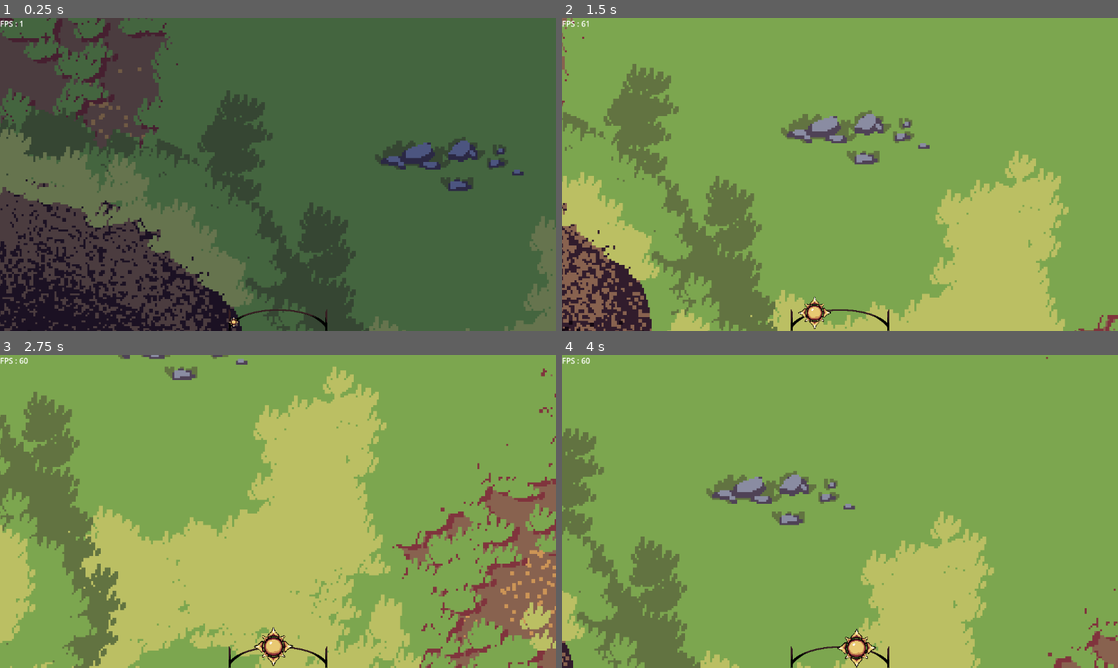
Above: before the commit, frames 1-4 (two rows, left to right).
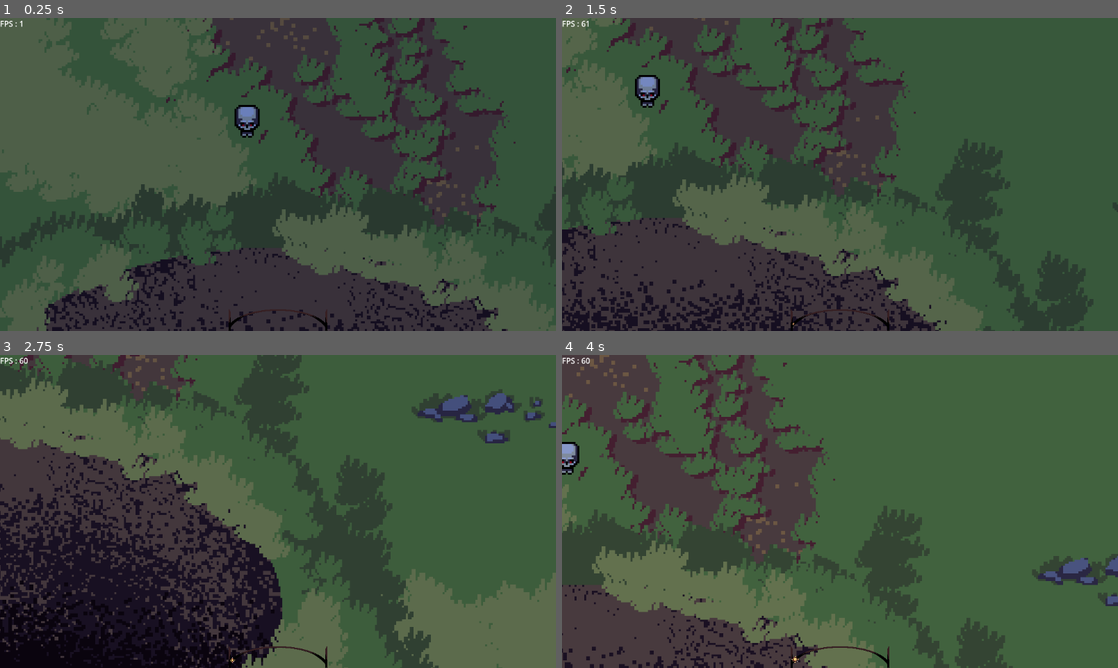
Above: after the commit, the same moments.

Repository: Senjia12/Gamejam2
Game: Godot game, scene res://Level/main.tscn
Two runs of this game, one before a commit and one after it. Both use one fixed random seed, a clock stepped at 60 frames per second and the inputs below.
Inputs (mouse positions are in pixels of both pictures, inside the frame that each line leads up to):
- Up to frame 1 (0.25 s): no input
- Up to frame 2 (1.5 s): move the mouse to (962, 158) at 0.52 s; hold D (right) 0.53-1.28 s; tap Q (attack) at 0.6 s; click (962, 158) at 0.67 s; right-click (962, 158) at 0.8 s; move the mouse to (728, 190) at 1.27 s; hold S (down) from 1.28 s (still down); right-click (728, 190) at 1.35 s
- Up to frame 3 (2.75 s): click (166, 527) at 1.55 s; move the mouse to (333, 442) at 2.02 s; release S (down) at 2.03 s; hold D (right) from 2.03 s (still down); click (333, 442) at 2.1 s; tap Q (attack) at 2.3 s
- Up to frame 4 (4 s): move the mouse to (812, 574) at 2.77 s; release D (right) at 2.78 s; hold W (up) 2.78-3.53 s; tap Q (attack) at 2.85 s; click (812, 574) at 2.92 s; right-click (812, 574) at 3.05 s; move the mouse to (1006, 558) at 3.52 s; hold A (left) from 3.53 s (still down); right-click (1006, 558) at 3.6 s; click (1006, 558) at 3.8 s

The runs differ from the first frame. In frame 1, 48% of the frame differs, in the area x 0-100%, y 0-100%; in frame 2, 96%; in frame 3, 99%; in frame 4, 98%.

Commit message:
marqueur

Diff:
--- a/coincoin/Level/Cam controller/unit_select.gd
+++ b/coincoin/Level/Cam controller/unit_select.gd
@@ -9,23 +9,31 @@
 
 const CURSEUR_BASE = preload("res://UI/curseur base.png")
 const EPEE = preload("res://UI/épée.png")
-
+const MARQUEUR = preload("res://UI/Marqueur/marqueur.tscn")
 
 var a_pressed := false
 var last_pressed
 
 func _physics_process(delta: float) -> void:
-	if Input.is_action_just_pressed("click_droit"):
+	if !Globals.night: return
+	if Input.is_action_just_pressed("click_droit") && Globals.unit_select != []:
 		for i in Globals.unit_select:
 			i.is_a_moving = false
 			i.is_moving = true
 			i.move_to(get_global_mouse_position())
-	if Input.is_action_just_pressed("attack") && !selecting:
+		var marqueur_instance = MARQUEUR.instantiate()
+		marqueur_instance.position = get_global_mouse_position()
+		add_child(marqueur_instance)
+	if Input.is_action_just_pressed("attack") && !selecting && Globals.unit_select != []:
 		a_pressed = true
 		Input.set_custom_mouse_cursor(EPEE)
-	if Input.is_action_just_released("click_gauche") && a_pressed:
+	if Input.is_action_just_released("click_gauche") && a_pressed && Globals.unit_select != []:
 		Input.set_custom_mouse_cursor(CURSEUR_BASE)
 		a_pressed = false
+		var marqueur_instance = MARQUEUR.instantiate()
+		marqueur_instance.position = get_global_mouse_position()
+		marqueur_instance.type = "attack"
+		add_child(marqueur_instance)
 		for i in Globals.unit_select:
 			i.is_a_moving = true
 			i.is_moving = false
--- a/coincoin/Level/day_night_cycle.gd
+++ b/coincoin/Level/day_night_cycle.gd
@@ -11,7 +11,7 @@
 
 
 func _on_animation_finished(anim_name: StringName) -> void:
-	Globals.night = false
+	Globals.night = true
 	print("day")
 	$"day duration".start()
 	play("day nighy")
--- a/coincoin/Level/main.tscn
+++ b/coincoin/Level/main.tscn
@@ -31,6 +31,93 @@
 polygons = Array[PackedInt32Array]([PackedInt32Array(0, 1, 2, 3), PackedInt32Array(1, 0, 4), PackedInt32Array(5, 3, 2), …(649 unchanged characters)…
 outlines = Array[PackedVector2Array]([PackedVector2Array(-5932, -5788, -5856, 5768, 5802, 5717, 5954, -5890)])
 
+[sub_resource type="Animation" id="Animation_ys2np"]
+length = 0.001
+tracks/0/type = "value"
+tracks/0/imported = false
+tracks/0/enabled = true
+tracks/0/path = NodePath("CanvasLayer/day night/Path2D/soleil:progress_ratio")
+tracks/0/interp = 1
+tracks/0/loop_wrap = true
+tracks/0/keys = {
+"times": PackedFloat32Array(0),
+"transitions": PackedFloat32Array(1),
+"update": 0,
+"values": [0.0]
+}
+tracks/1/type = "value"
+tracks/1/imported = false
+tracks/1/enabled = true
+tracks/1/path = NodePath("CanvasLayer/day night/Path2D/lune:progress_ratio")
+tracks/1/interp = 1
+tracks/1/loop_wrap = true
+tracks/1/keys = {
+"times": PackedFloat32Array(0),
+"transitions": PackedFloat32Array(1),
+"update": 0,
+"values": [0.0]
+}
+tracks/2/type = "value"
+tracks/2/imported = false
+tracks/2/enabled = true
+tracks/2/path = NodePath("CanvasLayer/day night/Path2D/soleil:visible")
+tracks/2/interp = 1
+tracks/2/loop_wrap = true
+tracks/2/keys = {
+"times": PackedFloat32Array(0),
+"transitions": PackedFloat32Array(1),
+"update": 1,
+"values": [true]
+}
+tracks/3/type = "value"
+tracks/3/imported = false
+tracks/3/enabled = true
+tracks/3/path = NodePath("CanvasLayer/day night/Path2D/lune:visible")
+tracks/3/interp = 1
+tracks/3/loop_wrap = true
+tracks/3/keys = {
+"times": PackedFloat32Array(0),
+"transitions": PackedFloat32Array(1),
+"update": 1,
+"values": [false]
+}
+tracks/4/type = "value"
+tracks/4/imported = false
+tracks/4/enabled = true
+tracks/4/path = NodePath("CanvasLayer/day night/Path2D/soleil:scale")
+tracks/4/interp = 1
+tracks/4/loop_wrap = true
+tracks/4/keys = {
+"times": PackedFloat32Array(0),
+"transitions": PackedFloat32Array(1),
+"update": 0,
+"values": [Vector2(1e-05, 1e-05)]
+}
+tracks/5/type = "value"
+tracks/5/imported = false
+tracks/5/enabled = true
+tracks/5/path = NodePath("CanvasLayer/day night/Path2D/lune:scale")
+tracks/5/interp = 1
+tracks/5/loop_wrap = true
+tracks/5/keys = {
+"times": PackedFloat32Array(0),
+"transitions": PackedFloat32Array(1),
+"update": 0,
+"values": [Vector2(1e-05, 1e-05)]
+}
+tracks/6/type = "value"
+tracks/6/imported = false
+tracks/6/enabled = true
+tracks/6/path = NodePath("day_night cycle/CanvasModulate:color")
+tracks/6/interp = 1
+tracks/6/loop_wrap = true
+tracks/6/keys = {
+"times": PackedFloat32Array(0),
+"transitions": PackedFloat32Array(1),
+"update": 0,
+"values": [Color(1, 1, 1, 1)]
+}
+
 [sub_resource type="Animation" id="Animation_6xvkw"]
 resource_name = "day nighy"
 length = 12.0
@@ -119,93 +206,6 @@
 "values": [Color(0.410025, 0.490822, 0.728245, 1), Color(1, 1, 1, 1), Color(1, 1, 1, 1), Color(0.756291, 0.584098, 0.413742, 1), Color(0.0646193, 0.14478, 0.274938, 1), Color(0.0646193, 0.14478, 0.274938, 1), Color(0.410025, 0.490822, 0.728245, 1)]
 }
 
-[sub_resource type="Animation" id="Animation_ys2np"]
-length = 0.001
-tracks/0/type = "value"
-tracks/0/imported = false
-tracks/0/enabled = true
-tracks/0/path = NodePath("CanvasLayer/day night/Path2D/soleil:progress_ratio")
-tracks/0/interp = 1
-tracks/0/loop_wrap = true
-tracks/0/keys = {
-"times": PackedFloat32Array(0),
-"transitions": PackedFloat32Array(1),
-"update": 0,
-"values": [0.0]
-}
-tracks/1/type = "value"
-tracks/1/imported = false
-tracks/1/enabled = true
-tracks/1/path = NodePath("CanvasLayer/day night/Path2D/lune:progress_ratio")
-tracks/1/interp = 1
-tracks/1/loop_wrap = true
-tracks/1/keys = {
-"times": PackedFloat32Array(0),
-"transitions": PackedFloat32Array(1),
-"update": 0,
-"values": [0.0]
-}
-tracks/2/type = "value"
-tracks/2/imported = false
-tracks/2/enabled = true
-tracks/2/path = NodePath("CanvasLayer/day night/Path2D/soleil:visible")
-tracks/2/interp = 1
-tracks/2/loop_wrap = true
-tracks/2/keys = {
-"times": PackedFloat32Array(0),
-"transitions": PackedFloat32Array(1),
-"update": 1,
-"values": [true]
-}
-tracks/3/type = "value"
-tracks/3/imported = false
-tracks/3/enabled = true
-tracks/3/path = NodePath("CanvasLayer/day night/Path2D/lune:visible")
-tracks/3/interp = 1
-tracks/3/loop_wrap = true
-tracks/3/keys = {
-"times": PackedFloat32Array(0),
-"transitions": PackedFloat32Array(1),
-"update": 1,
-"values": [false]
-}
-tracks/4/type = "value"
-tracks/4/imported = false
-tracks/4/enabled = true
-tracks/4/path = NodePath("CanvasLayer/day night/Path2D/soleil:scale")
-tracks/4/interp = 1
-tracks/4/loop_wrap = true
-tracks/4/keys = {
-"times": PackedFloat32Array(0),
-"transitions": PackedFloat32Array(1),
-"update": 0,
-"values": [Vector2(1e-05, 1e-05)]
-}
-tracks/5/type = "value"
-tracks/5/imported = false
-tracks/5/enabled = true
-tracks/5/path = NodePath("CanvasLayer/day night/Path2D/lune:scale")
-tracks/5/interp = 1
-tracks/5/loop_wrap = true
-tracks/5/keys = {
-"times": PackedFloat32Array(0),
-"transitions": PackedFloat32Array(1),
-"update": 0,
-"values": [Vector2(1e-05, 1e-05)]
-}
-tracks/6/type = "value"
-tracks/6/imported = false
-tracks/6/enabled = true
-tracks/6/path = NodePath("day_night cycle/CanvasModulate:color")
-tracks/6/interp = 1
-tracks/6/loop_wrap = true
-tracks/6/keys = {
-"times": PackedFloat32Array(0),
-"transitions": PackedFloat32Array(1),
-"update": 0,
-"values": [Color(1, 1, 1, 1)]
-}
-
 [sub_resource type="AnimationLibrary" id="AnimationLibrary_1hnvk"]
 _data = {
 "RESET": SubResource("Animation_ys2np"),
@@ -267,19 +267,20 @@
 one_shot = true
 autostart = true
 
+[node name="Squellette prefab" parent="Terrain/NavigationRegion2D" instance=ExtResource("8_npqbc")]
+position = Vector2(-16, -156)
+
 [node name="Camera2D" type="Camera2D" parent="."]
 zoom = Vector2(0.1, 0.1)
 
 [node name="ysort" type="Node2D" parent="."]
 y_sort_enabled = true
-
-[node name="Squellette prefab" parent="ysort" instance=ExtResource("8_npqbc")]
-position = Vector2(-16, -156)
 
 [node name="day_night cycle" type="AnimationPlayer" parent="."]
 libraries = {
 "": SubResource("AnimationLibrary_1hnvk")
 }
+speed_scale = 0.05
 script = ExtResource("9_d34sj")
 
 [node name="CanvasModulate" type="CanvasModulate" parent="day_night cycle"]
--- /dev/null
+++ b/coincoin/UI/Marqueur/marqueur.gd
@@ -0,0 +1,15 @@
+extends Node2D
+
+
+const MARQUEUR_ATTAQUE = preload("res://UI/Marqueur/marqueur attaque.png")
+
+var type := "move"
+
+
+func _ready() -> void:
+	$AnimationPlayer.play("spawn")
+	if type != "move":
+		$Sprite2D.texture = MARQUEUR_ATTAQUE
+
+func _on_animation_player_animation_finished(anim_name: StringName) -> void:
+	queue_free()
--- /dev/null
+++ b/coincoin/UI/Marqueur/marqueur.tscn
@@ -0,0 +1,81 @@
+[gd_scene load_steps=6 format=3 uid="uid://cjcmhdtxtjcs4"]
+
+[ext_resource type="Script" path="res://UI/Marqueur/marqueur.gd" id="1_pm78n"]
+[ext_resource type="Texture2D" uid="uid://cr5ns7wq3jgf0" path="res://UI/Marqueur/marqueur mouvement.png" id="2_o78kl"]
+
+[sub_resource type="Animation" id="Animation_kqsf8"]
+length = 0.001
+tracks/0/type = "value"
+tracks/0/imported = false
+tracks/0/enabled = true
+tracks/0/path = NodePath("Sprite2D:position")
+tracks/0/interp = 1
+tracks/0/loop_wrap = true
+tracks/0/keys = {
+"times": PackedFloat32Array(0),
+"transitions": PackedFloat32Array(1),
+"update": 0,
+"values": [Vector2(0, -34)]
+}
+tracks/1/type = "value"
+tracks/1/imported = false
+tracks/1/enabled = true
+tracks/1/path = NodePath("Sprite2D:modulate")
+tracks/1/interp = 1
+tracks/1/loop_wrap = true
+tracks/1/keys = {
+"times": PackedFloat32Array(0),
+"transitions": PackedFloat32Array(1),
+"update": 0,
+"values": [Color(1, 1, 1, 1)]
+}
+
+[sub_resource type="Animation" id="Animation_48t7t"]
+resource_name = "spawn"
+length = 1.6
+tracks/0/type = "value"
+tracks/0/imported = false
+tracks/0/enabled = true
+tracks/0/path = NodePath("Sprite2D:position")
+tracks/0/interp = 1
+tracks/0/loop_wrap = true
+tracks/0/keys = {
+"times": PackedFloat32Array(0, 0.466667, 0.766667, 1.03333),
+"transitions": PackedFloat32Array(1.8025, 0.378929, 2.73208, 1),
+"update": 0,
+"values": [Vector2(0, -24), Vector2(0, -7), Vector2(0, -13), Vector2(0, -6)]
+}
+tracks/1/type = "value"
+tracks/1/imported = false
+tracks/1/enabled = true
+tracks/1/path = NodePath("Sprite2D:modulate")
+tracks/1/interp = 1
+tracks/1/loop_wrap = true
+tracks/1/keys = {
+"times": PackedFloat32Array(1.3, 1.46667),
+"transitions": PackedFloat32Array(1, 1),
+"update": 0,
+"values": [Color(1, 1, 1, 1), Color(1, 1, 1, 0)]
+}
+
+[sub_resource type="AnimationLibrary" id="AnimationLibrary_hfnep"]
+_data = {
+"RESET": SubResource("Animation_kqsf8"),
+"spawn": SubResource("Animation_48t7t")
+}
+
+[node name="Marqueur" type="Node2D"]
+script = ExtResource("1_pm78n")
+
+[node name="Sprite2D" type="Sprite2D" parent="."]
+position = Vector2(0, -34)
+scale = Vector2(0.5, 0.5)
+texture = ExtResource("2_o78kl")
+
+[node name="AnimationPlayer" type="AnimationPlayer" parent="."]
+libraries = {
+"": SubResource("AnimationLibrary_hfnep")
+}
+speed_scale = 2.0
+
+[connection signal="animation_finished" from="AnimationPlayer" to="." method="_on_animation_player_animation_finished"]
Binary file added: coincoin/UI/Marqueur/marqueur attaque.png
Not shown, added: coincoin/UI/Marqueur/marqueur attaque.png.import
Binary file added: coincoin/UI/Marqueur/marqueur mouvement.png
Not shown, added: coincoin/UI/Marqueur/marqueur mouvement.png.import
